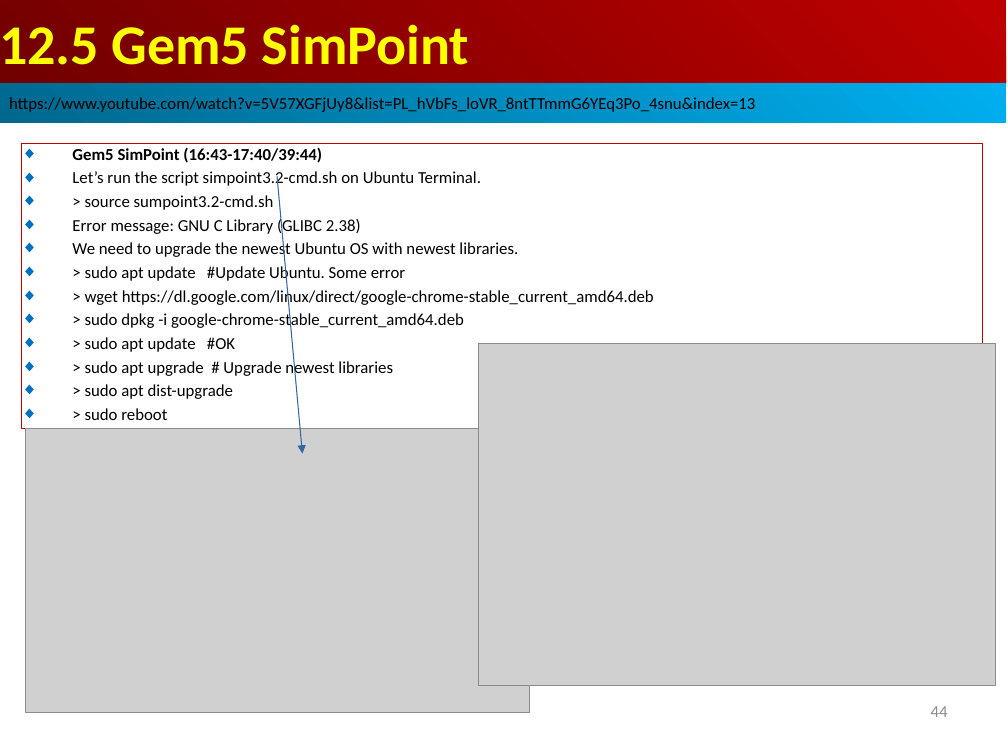
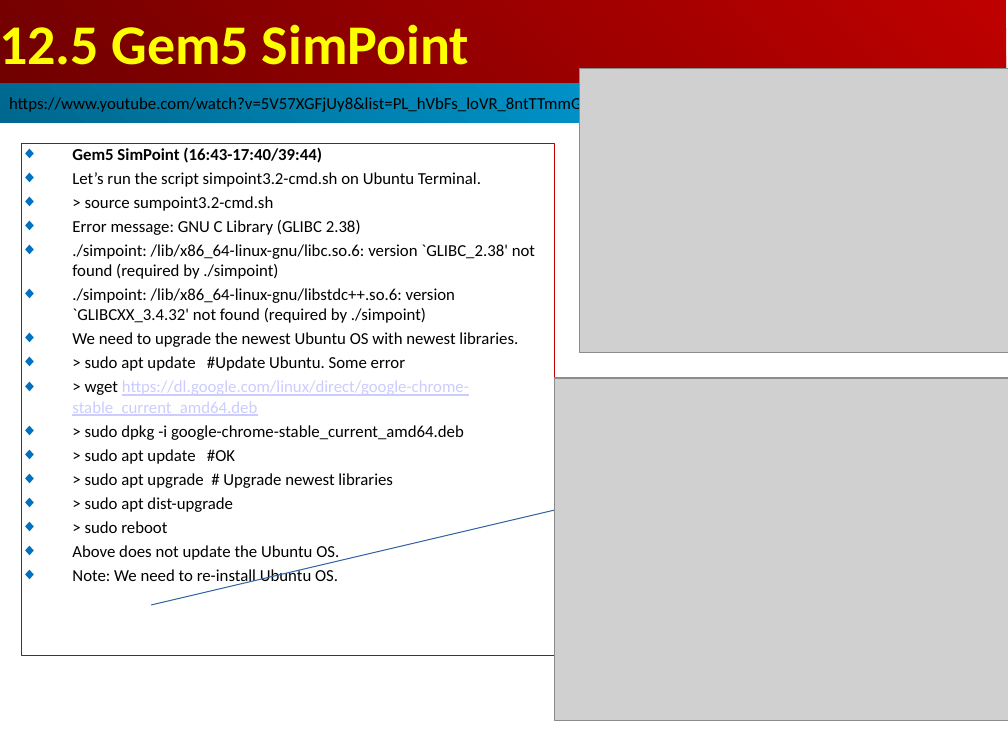
Before and after one commit to peterhchen/AIU_CS850_Gem5_McPAT, a slide deck: slide 44 of 050_Gem5/013.SampleSim/000_Video/013.SampleSim.ppt. Drawn at 1008x756 pixels with LibreOffice and Linux fonts; fonts in the diff are those of the drawing; grey boxes stand for pictures. Boxes give left, top, right and bottom in pixels: in the first picture for what was removed or moved away, otherwise in the second. Text is boxed around its words. In the diff, an @@ line names an element or a change of style, - is before the commit and + after.

```diff
--- a/050_Gem5/013.SampleSim/000_Video/013.SampleSim.ppt
+++ b/050_Gem5/013.SampleSim/000_Video/013.SampleSim.ppt
@@ picture: place and size @@
-picture at [25,428,529,713]
+picture at [580,69,1008,353]
@@ rectangle "Gem5 SimPoint (16:43-17:40/39:44)": place and size @@
-rectangle "Gem5 SimPoint (16:43-17:40/39:44)" at [21,143,983,428]
+rectangle "Gem5 SimPoint (16:43-17:40/39:44)" at [21,143,554,655]
@@ text in rectangle at [72,147,518,533]: text colour #000000 to #CCCCFF, underline on in "https://dl.google.com/linux/direct/google-chrome-stable_curr ..." @@
@@ arrow removed from (277, 176) to (302, 454) @@
@@ text in rectangle at [72,244,535,323]: paragraphs added @@
+◆ ./simpoint: /lib/x86_64-linux-gnu/libc.so.6: version `GLIBC_2.38' not found (required by ./simpoint)
+◆ ./simpoint: /lib/x86_64-linux-gnu/libstdc++.so.6: version `GLIBCXX_3.4.32' not found (required by ./simpoint)
@@ picture: place and size @@
-picture at [479,344,996,686]
+picture at [554,378,1008,721]
@@ arrow added from (151, 605) to (580, 504), #3465A4 0.74 pt @@
@@ text in rectangle at [72,545,339,585]: paragraphs added @@
+◆ Above does not update the Ubuntu OS.
+◆ Note: We need to re-install Ubuntu OS.
@@ page number rewrapped from [931,706,948,717] to [931,720,948,722] @@
```
